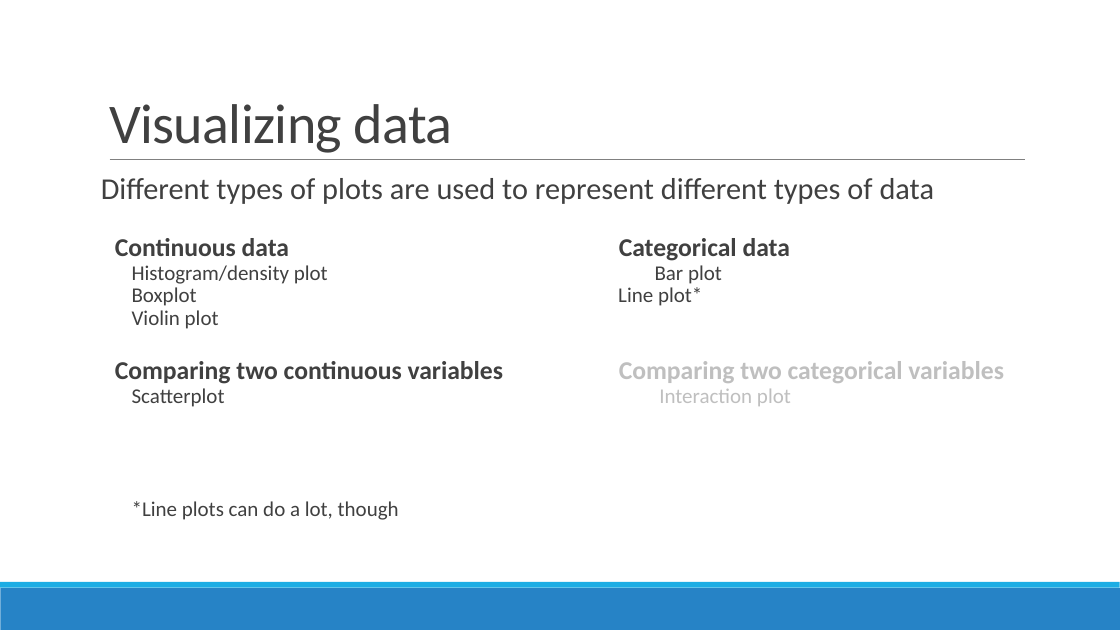
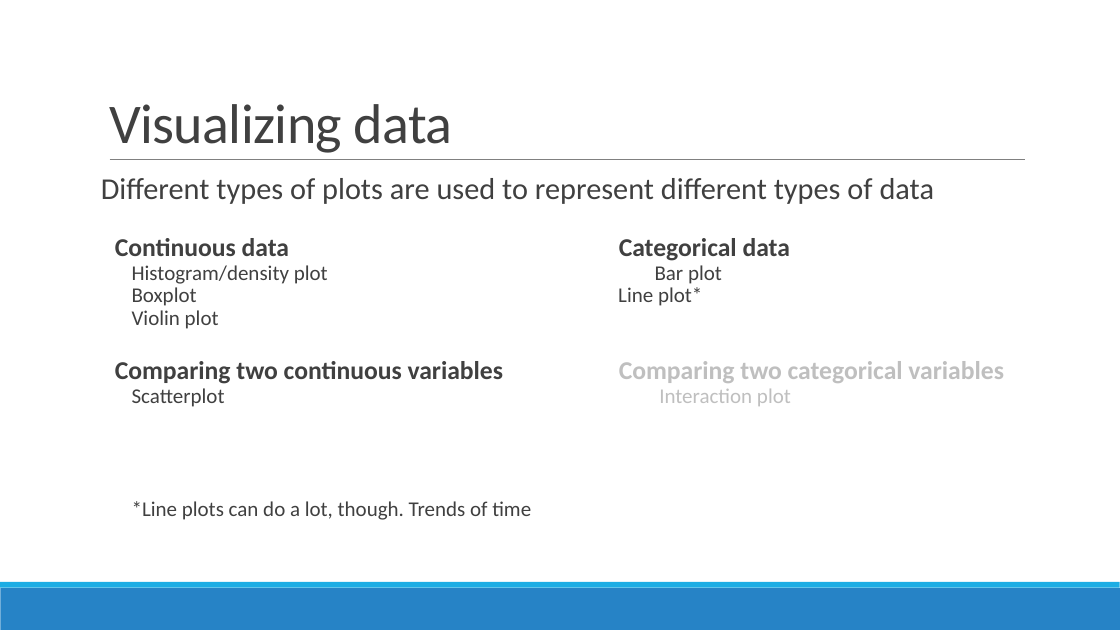
Before and after one commit to sjspielman/bio5312_fall2017, a slide deck: slide 24 of slides/intro.pptx (slide 11 before the commit). Drawn at 1120x630 pixels with LibreOffice and Linux fonts; fonts in the diff are those of the drawing. Boxes give left, top, right and bottom in pixels: in the first picture for what was removed or moved away, otherwise in the second. Text is boxed around its words. In the diff, an @@ line names an element or a change of style, - is before the commit and + after.

```diff
--- a/slides/intro.pptx
+++ b/slides/intro.pptx
@@ text at [132,501,531,520]: text changed @@
-    *Line plots can do a lot, though
+    *Line plots can do a lot, though. Trends of time
```
Also in this commit, not shown: 6 other slides changed, 14 slides added, 1 slide removed, 7 other files.
